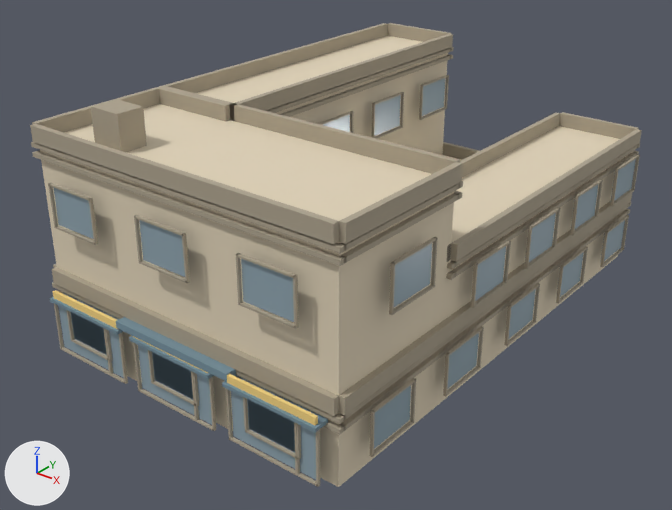
A saved change to the glTF model public/buildings/commercial_2x3_court.glb.
Camera for both pictures: a 50 mm camera at (29.8, -19.2, 20.5) aimed at (6.9, 9.4, 2.7). The axes (+X, +Y, +Z) are drawn at lower left. The lights are the same throughout. The picture after the commit comes second. Vertices at exactly the same position are counted once.

The first picture shows 'commercial_2x3_court_0'.
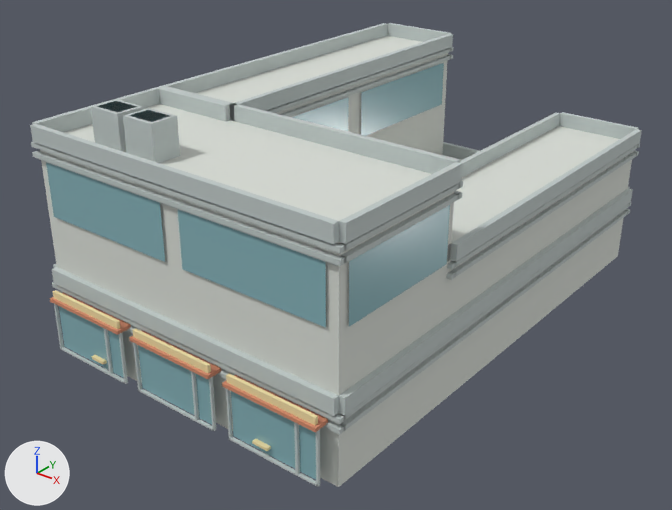
The change in detail:
Material 'commercial_2x3_court_wall' (mat_commercial_2x3_court_wall) changes colour from beige #e2d4ba to light grey #daded7; in linear values from (0.76, 0.66, 0.49) to (0.7, 0.73, 0.68).
Material 'commercial_2x3_court_trim' (mat_commercial_2x3_court_trim) changes colour from beige #ada28e to light grey #c0cac8; in linear values from (0.418, 0.363, 0.27) to (0.53, 0.59, 0.58).
Material 'commercial_2x3_court_sign' (mat_commercial_2x3_court_sign) changes colour from yellow #f6d481 to beige #f0dda6; in linear values from (0.92, 0.66, 0.22) to (0.87, 0.72, 0.38).
Material 'commercial_2x3_court_awning' (mat_commercial_2x3_court_awning) changes colour from greyish blue #76909e to beige #d48b6c; in linear values from (0.18, 0.28, 0.34) to (0.66, 0.26, 0.15).
me_commercial_2x3_court_0 is used by ob_commercial_2x3_court_0; location (0.0, 0.0, 0.0).
me_commercial_2x3_court_0 had 2318 vertices, 3576 faces and spanned x -0.6..15.1, y -0.8..23.1, z 0.0..10.5.
me_commercial_2x3_court_0 now has 676 vertices, 1060 faces and spans x -0.2..14.8, y -0.8..22.8, z 0.0..10.5.
me_commercial_2x3_court_0 part 1: a new loose piece, a box spanning x 0.0..14.5, y -0.1..0.0, z 8.25..8.38, in mat_commercial_2x3_court_trim (light grey #c0cac8).
me_commercial_2x3_court_0 part 2: a new loose piece, a box spanning x 4.0..5.5, y 0.9..2.1, z 9.0..10.5, in mat_commercial_2x3_court_trim (light grey #c0cac8).
me_commercial_2x3_court_0 part 3: a new loose piece, a box spanning x 2.55..3.25, y -0.68..-0.1, z 0.65..0.76, in mat_commercial_2x3_court_sign (beige #f0dda6).
me_commercial_2x3_court_0 part 4: a new loose piece, a box spanning x 11.25..11.95, y -0.68..-0.1, z 0.65..0.76, in mat_commercial_2x3_court_sign (beige #f0dda6).
me_commercial_2x3_court_0 part 5: 221 loose pieces with 1768 vertices, spanning x -0.6..15.1, y -0.6..23.1, z 0.9..7.7, are deleted.
Part 6, on me_commercial_2x3_court_0:
46 vertices are added at x -0.1..14.6, y -0.1..22.6, z 6.0..10.5.
24 new vertices lie (0.0, 0.0, 2.2) away from vertices in x -0.1..14.6, y -0.1..22.6, z 6.0.
24 new faces join them, mat_commercial_2x3_court_trim (light grey #c0cac8).
28 new faces join them, mat_commercial_2x3_court_glass (cyan #86b3ba).
Other edits to the shape of me_commercial_2x3_court_0 do not show in these pictures.

Boxes [x1, y1, x2, y2] around the edits, measured in the pictures (672 x 510 px):
'commercial_2x3_court_0', recoloured, reshaped (beige to light grey): [30, 23, 642, 487] in both
part 1 of me_commercial_2x3_court_0, added: after [39, 159, 338, 266]
part 2 of me_commercial_2x3_court_0, added: after [123, 108, 180, 163]
part 3 of me_commercial_2x3_court_0, added: after [91, 355, 107, 364]
part 4 of me_commercial_2x3_court_0, added: after [252, 439, 271, 451]
part 5 of me_commercial_2x3_court_0, deleted: before [48, 75, 640, 460]
part 6 of me_commercial_2x3_court_0, added: after [46, 63, 450, 328]
